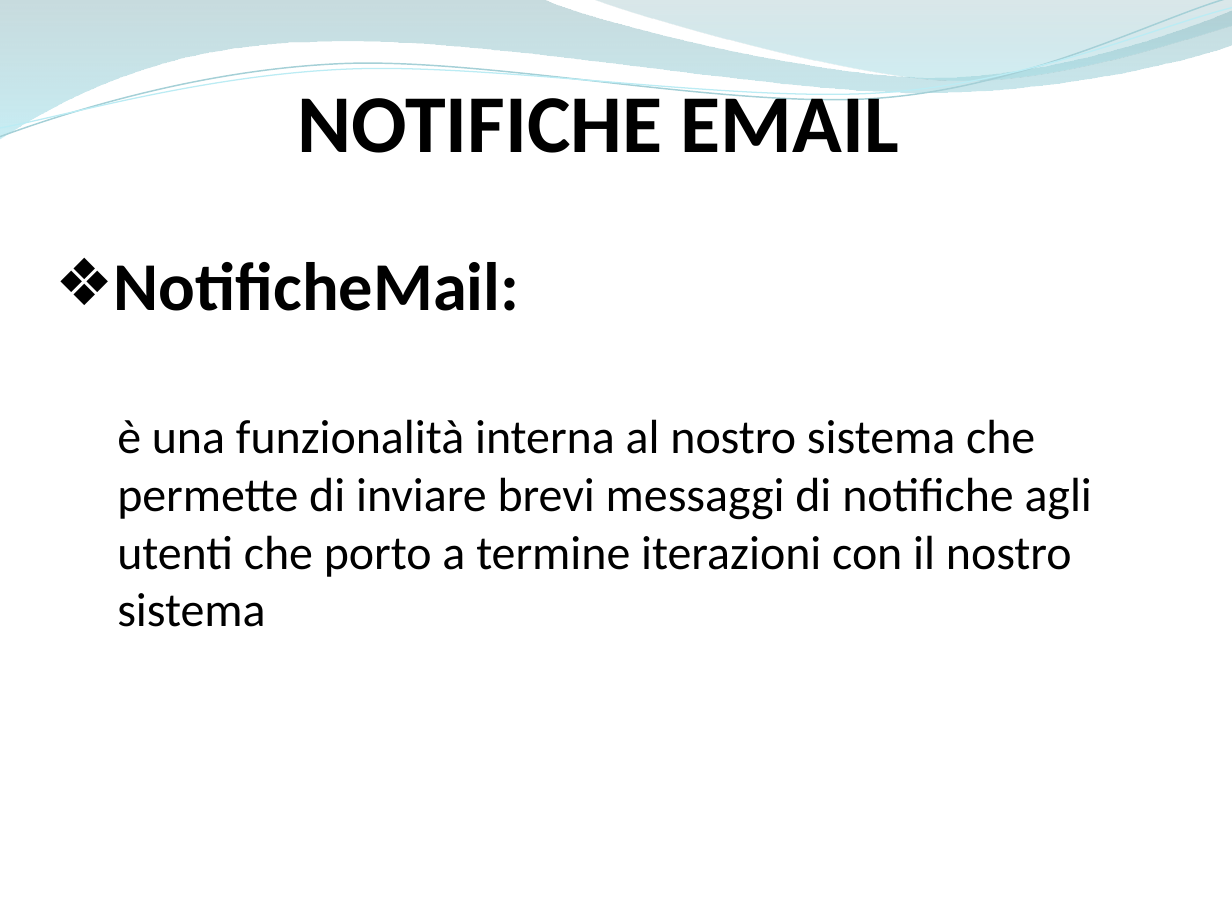
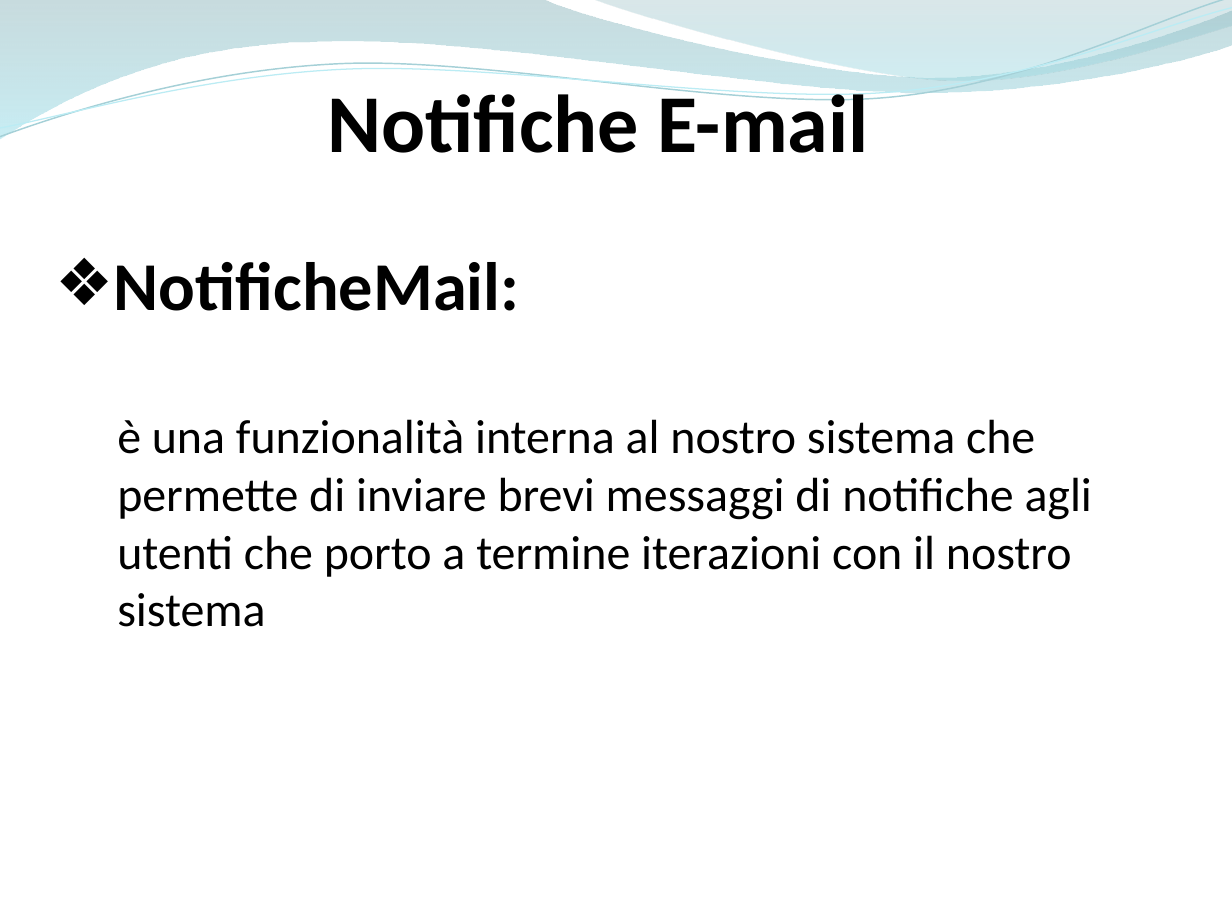
Before and after one commit to ammirate/at-silo, a slide deck: slide 91 of Presentazione/Atsilo1/[BOZZA] Atsilo_A_PresentazioneFinale copia.pptx (slide 75 before the commit). Drawn at 1232x924 pixels with LibreOffice and Linux fonts; fonts in the diff are those of the drawing. Boxes give left, top, right and bottom in pixels: in the first picture for what was removed or moved away, otherwise in the second. Text is boxed around its words. In the diff, an @@ line names an element or a change of style, - is before the commit and + after.

```diff
--- a/Presentazione/Atsilo1/[BOZZA] Atsilo_A_PresentazioneFinale copia.pptx
+++ b/Presentazione/Atsilo1/[BOZZA] Atsilo_A_PresentazioneFinale copia.pptx
@@ text at <box>328,84,869,153</box>: text changed @@
-NOTIFICHE EMAIL
+Notifiche E-mail
```
Also in this commit, not shown: 12 other slides changed, 18 slides added, 2 slides removed.
